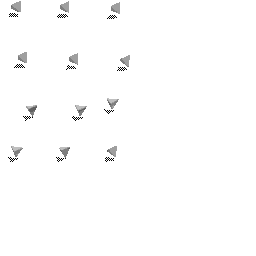
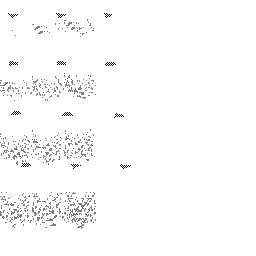
The second 256 x 256 image is a revision of the first. Changes to its layers:
painted on "Black" over [0, 1, 131, 229]
